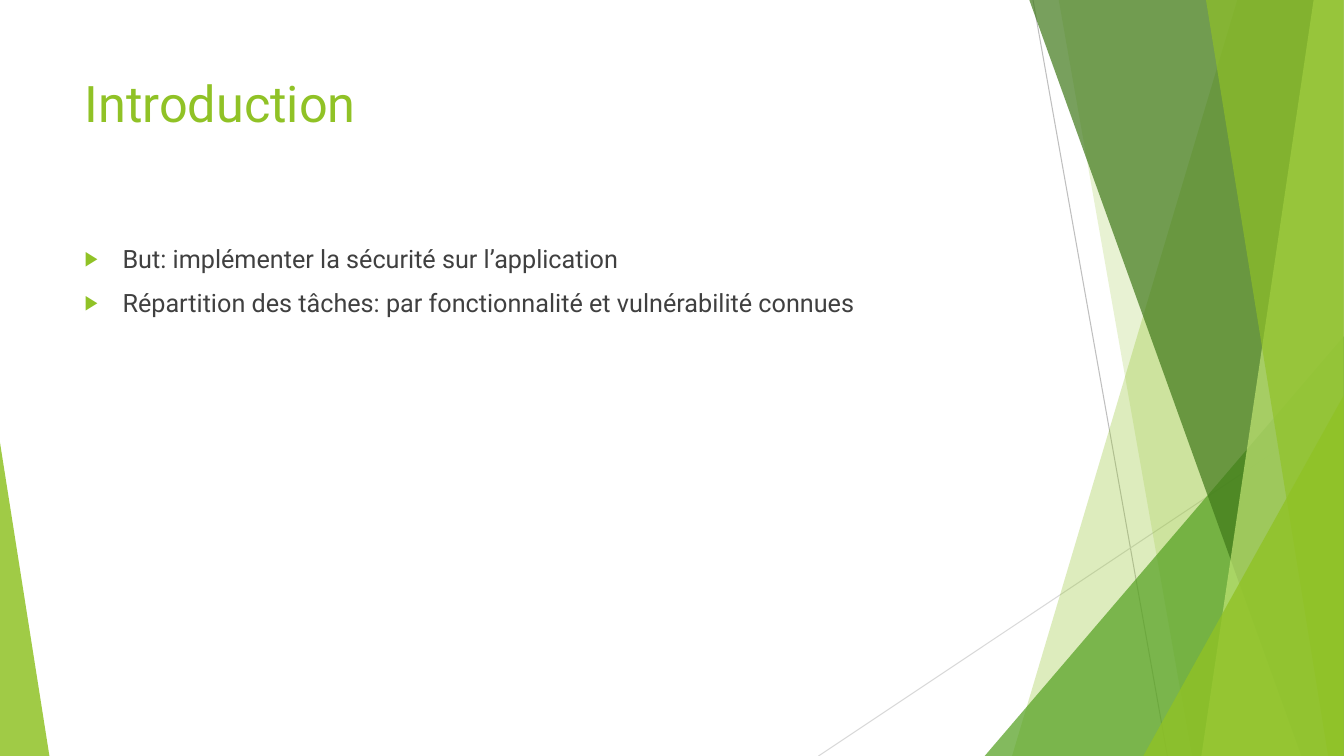
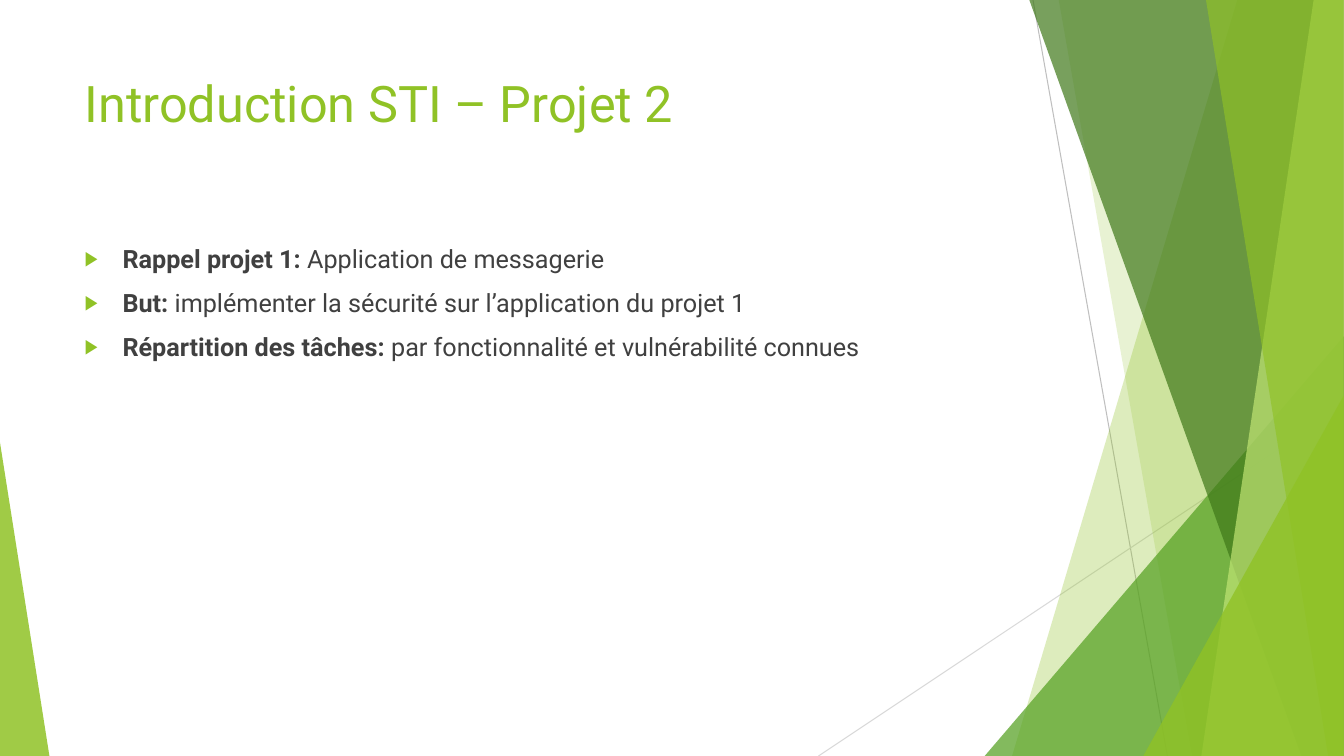
Before and after one commit to asuto4ka/html, a slide deck: slide 3 of Présentation/STI_Schowing_Zharkova.pptx. Drawn at 1344x756 pixels with LibreOffice and Linux fonts; fonts in the diff are those of the drawing. Boxes give left, top, right and bottom in pixels: in the first picture for what was removed or moved away, otherwise in the second. Text is boxed around its words. In the diff, an @@ line names an element or a change of style, - is before the commit and + after.

Commit message:
last changes

```diff
--- a/Présentation/STI_Schowing_Zharkova.pptx
+++ b/Présentation/STI_Schowing_Zharkova.pptx
@@ title at bbox=[85, 84, 673, 133]: text changed @@
-Introduction
+Introduction STI – Projet 2
@@ text at bbox=[123, 249, 745, 318]: text changed @@
-▶ But: implémenter la sécurité sur l’application
+▶ Rappel projet 1: Application de messagerie
+▶ But: implémenter la sécurité sur l’application du projet 1
@@ text at bbox=[123, 337, 860, 361]: bold on in "Répartition des tâches:" @@
```
Also in this commit, not shown: 2 other slides changed, 17 slides added.
